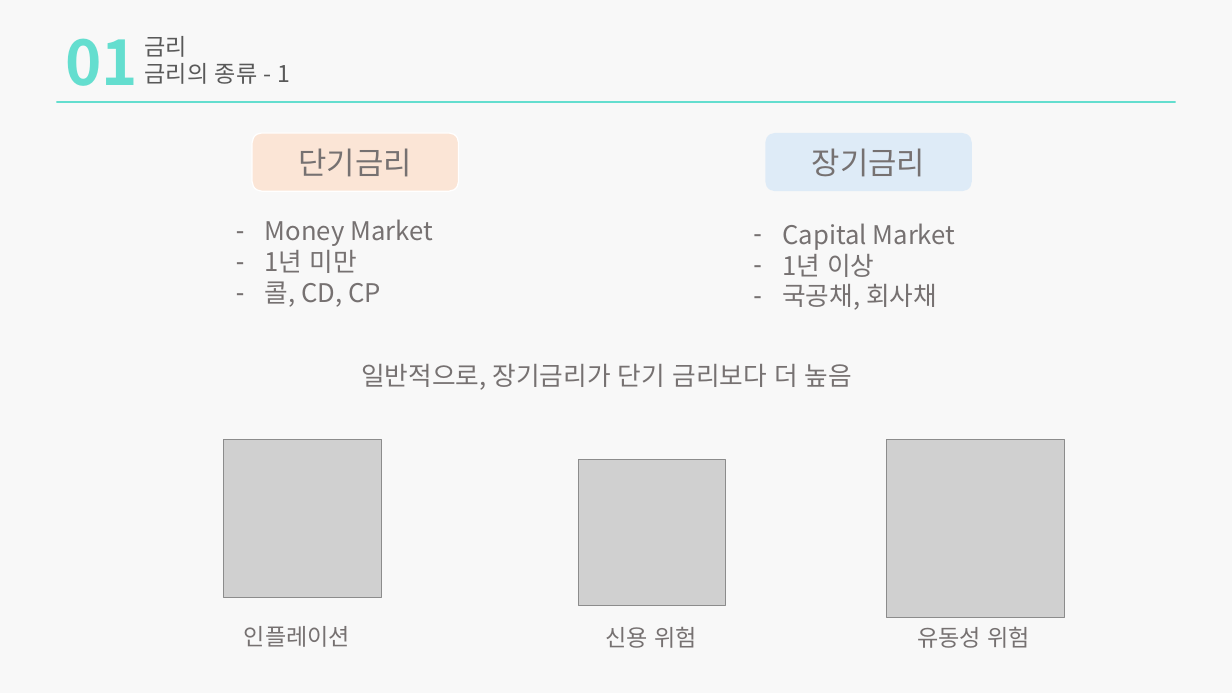
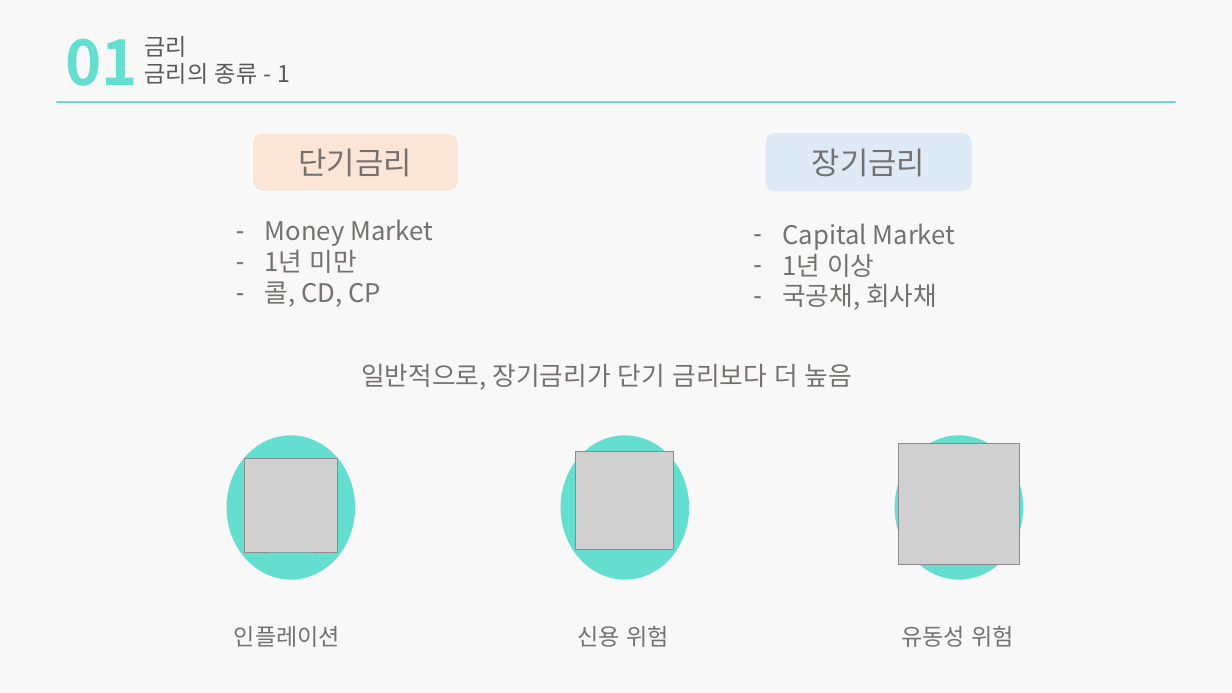
Before and after one commit to zndrke/Financial-Product, a slide deck: slide 4 of 금리채권/금리,채권,FRN.pptx. Drawn at 1232x693 pixels with LibreOffice and Linux fonts; fonts in the diff are those of the drawing; grey boxes stand for pictures. Boxes give left, top, right and bottom in pixels: in the first picture for what was removed or moved away, otherwise in the second. Text is boxed around its words. In the diff, an @@ line names an element or a change of style, - is before the commit and + after.

```diff
--- a/금리채권/금리,채권,FRN.pptx
+++ b/금리채권/금리,채권,FRN.pptx
@@ ellipse added at [226, 435, 355, 579], fill #64DECF @@
@@ ellipse added at [561, 435, 689, 579], fill #64DECF @@
@@ ellipse added at [895, 435, 1023, 579], fill #64DECF @@
@@ picture: place and size @@
-picture at [886, 440, 1064, 617]
+picture at [899, 444, 1020, 565]
@@ picture: place and size @@
-picture at [224, 440, 382, 598]
+picture at [244, 458, 337, 552]
@@ picture: place and size @@
-picture at [579, 459, 726, 606]
+picture at [576, 452, 674, 550]
@@ text "인플레이션": place and size @@
-text "인플레이션" at [244, 626, 350, 647]
+text "인플레이션" at [234, 626, 340, 647]
@@ text "신용 위험": place and size @@
-text "신용 위험" at [606, 627, 698, 648]
+text "신용 위험" at [577, 626, 669, 647]
@@ text "유동성 위험": place and size @@
-text "유동성 위험" at [917, 627, 1030, 648]
+text "유동성 위험" at [901, 626, 1015, 647]
```
Also in this commit, not shown: 4 other slides changed, 8 slides added, 2 other files.
